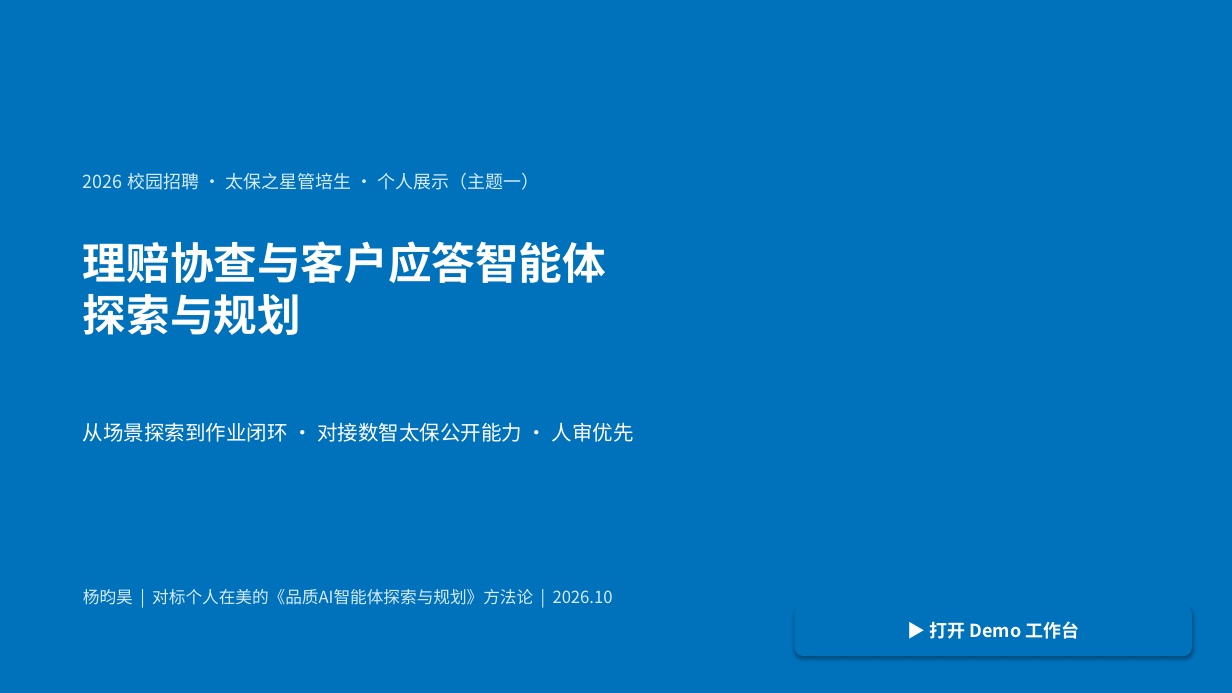
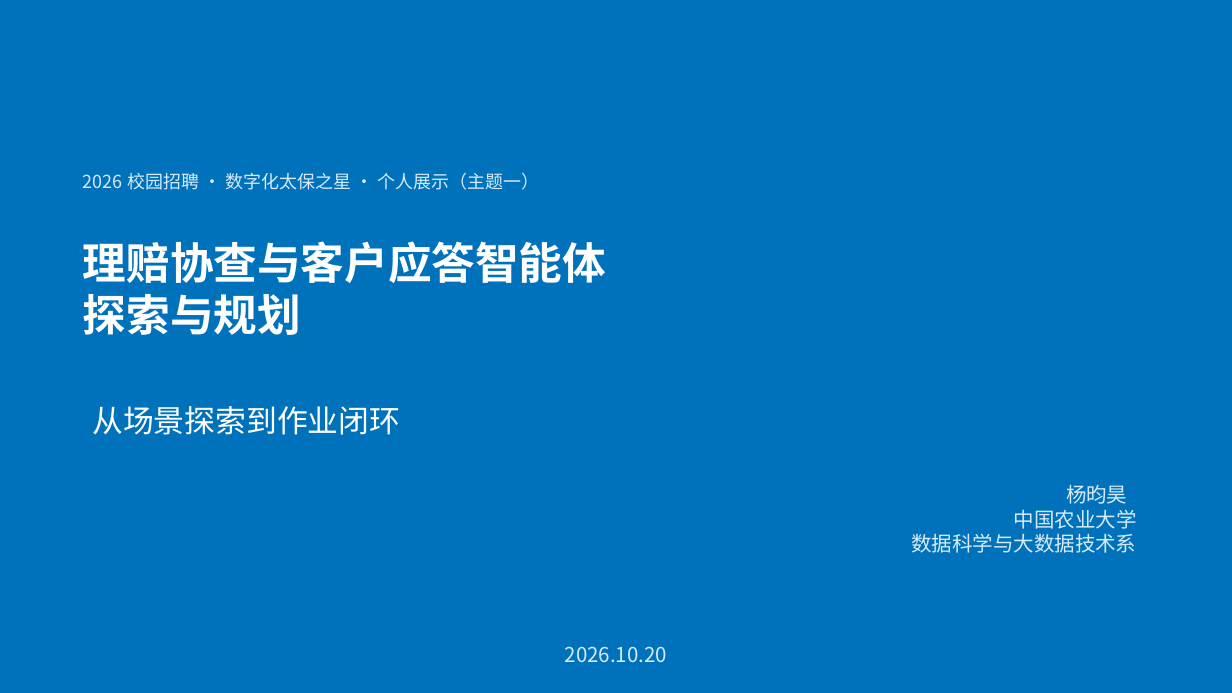
Before and after one commit to Haoooaa/planning-sourcing-system, a slide deck: slide 1 of claims-assist/deck.pptx. Drawn at 1232x693 pixels with LibreOffice and Linux fonts; fonts in the diff are those of the drawing. Boxes give left, top, right and bottom in pixels: in the first picture for what was removed or moved away, otherwise in the second. Text is boxed around its words. In the diff, an @@ line names an element or a change of style, - is before the commit and + after.

```diff
--- a/claims-assist/deck.pptx
+++ b/claims-assist/deck.pptx
@@ text at (83,173,539,190): text changed @@
-2026 校园招聘 · 太保之星管培生 · 个人展示（主题一）
+2026 校园招聘 · 数字化太保之星 · 个人展示（主题一）
@@ text at (92,406,400,435): text changed; size 16 to 24 pt @@
-从场景探索到作业闭环 · 对接数智太保公开能力 · 人审优先
+从场景探索到作业闭环
@@ text at (911,484,1137,553): text changed; size 13 to 16 pt @@
-杨昀昊 | 对标个人在美的《品质AI智能体探索与规划》方法论 | 2026.10
+杨昀昊
+中国农业大学
+数据科学与大数据技术系
@@ rounded rectangle removed at (795,605,1192,656) @@
-▶ 打开 Demo 工作台
@@ text added at (565,646,667,663), 16 pt, text #D6EBF7 @@
+2026.10.20
```
Also in this commit, not shown: 11 other slides changed, 3 slides added, 5 slides removed, 1 other file.
